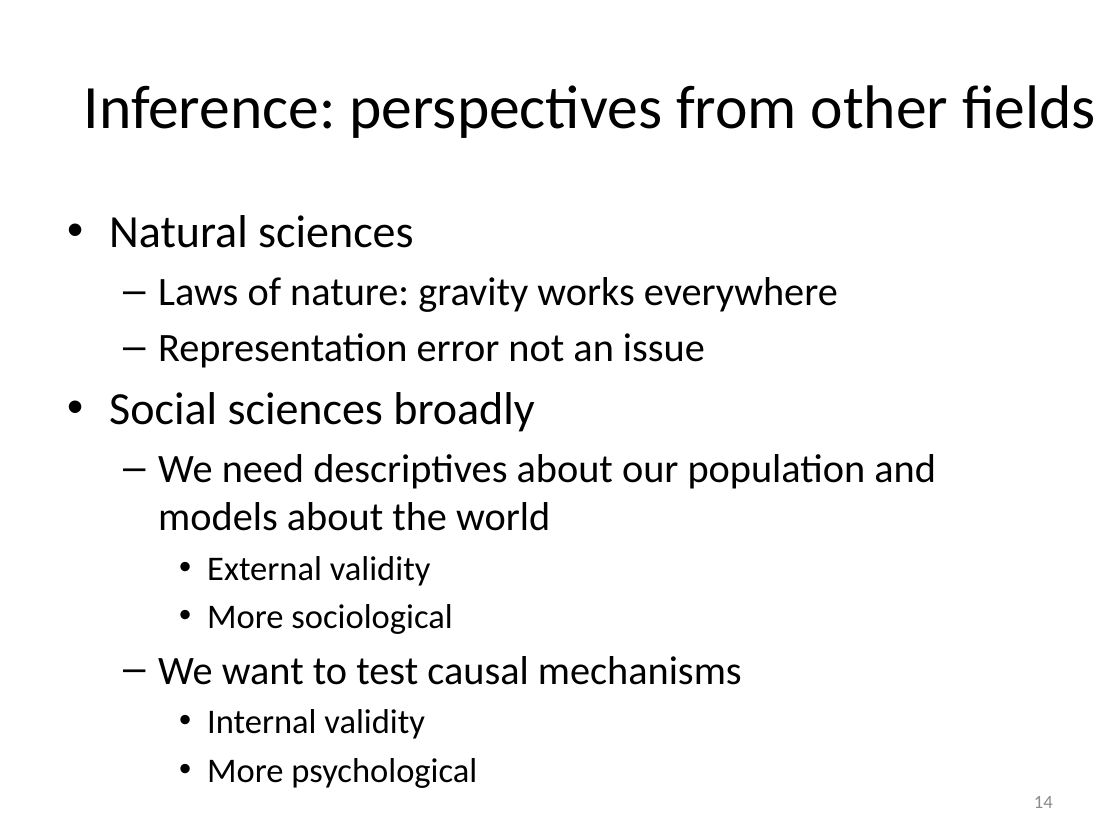
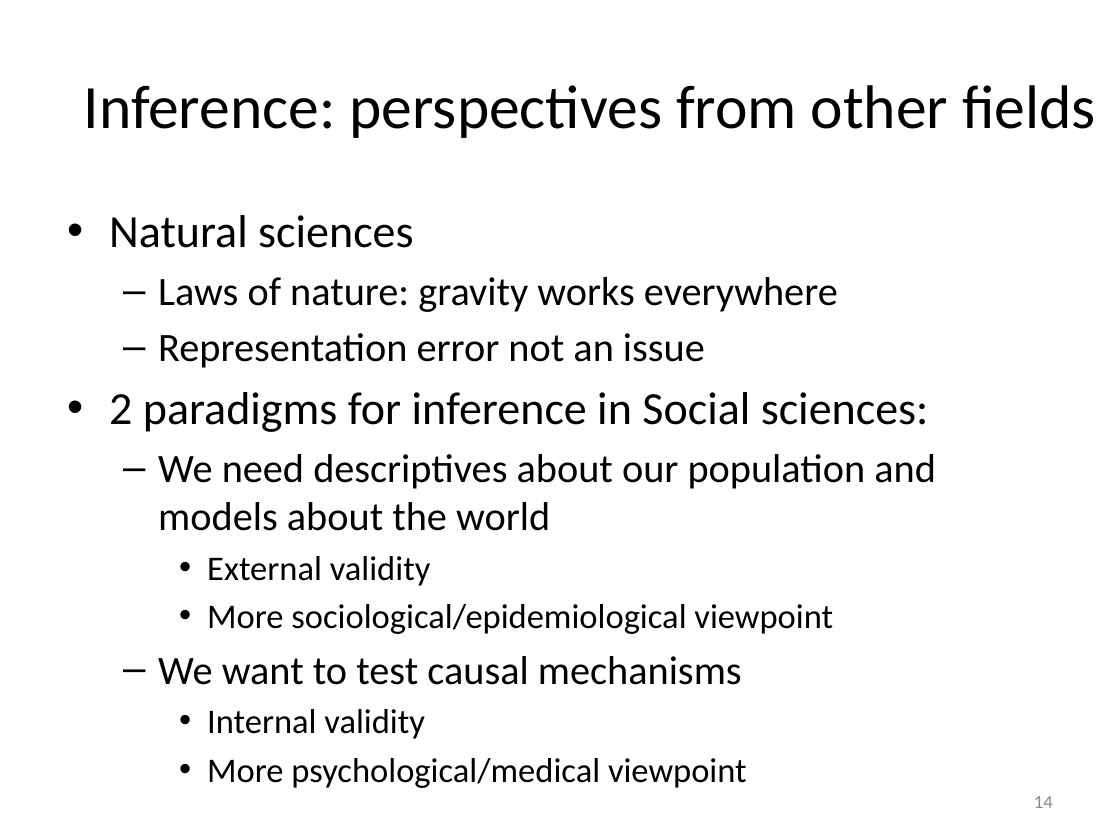
Before and after one commit to peterlugtig/peterlugtig.github.io, a slide deck: slide 14 of static/files/SDA/week13/lecture_week_13.pptx. Drawn at 1120x840 pixels with LibreOffice and Linux fonts; fonts in the diff are those of the drawing. Boxes give left, top, right and bottom in pixels: in the first picture for what was removed or moved away, otherwise in the second. Text is boxed around its words. In the diff, an @@ line names an element or a change of style, - is before the commit and + after.

```diff
--- a/static/files/SDA/week13/lecture_week_13.pptx
+++ b/static/files/SDA/week13/lecture_week_13.pptx
@@ text at <box>109,392,929,432</box>: text changed @@
-• Social sciences broadly
+• 2 paradigms for inference in Social sciences:
@@ text at <box>207,604,833,634</box>: text changed @@
-    • More sociological
+    • More sociological/epidemiological viewpoint
@@ text at <box>207,758,747,788</box>: text changed @@
-    • More psychological
+    • More psychological/medical viewpoint
```
Also in this commit, not shown: 22 other slides changed, 1 slide added, 3 other files.
